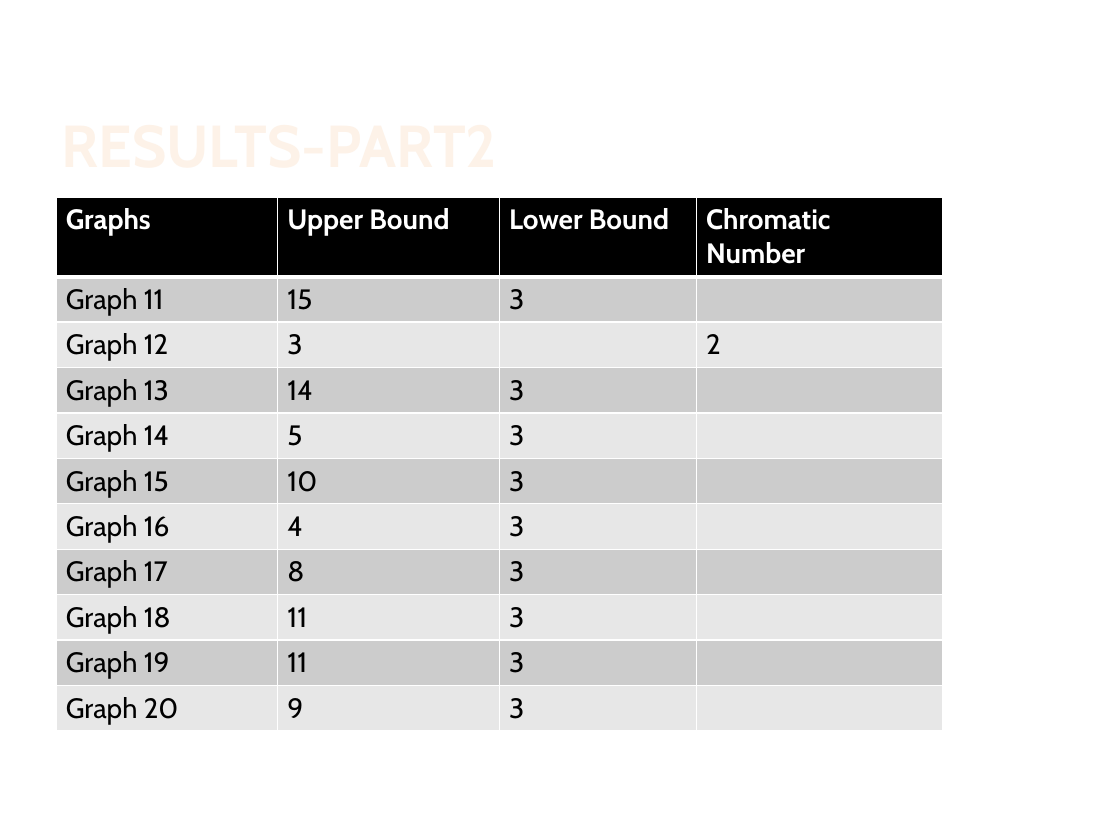
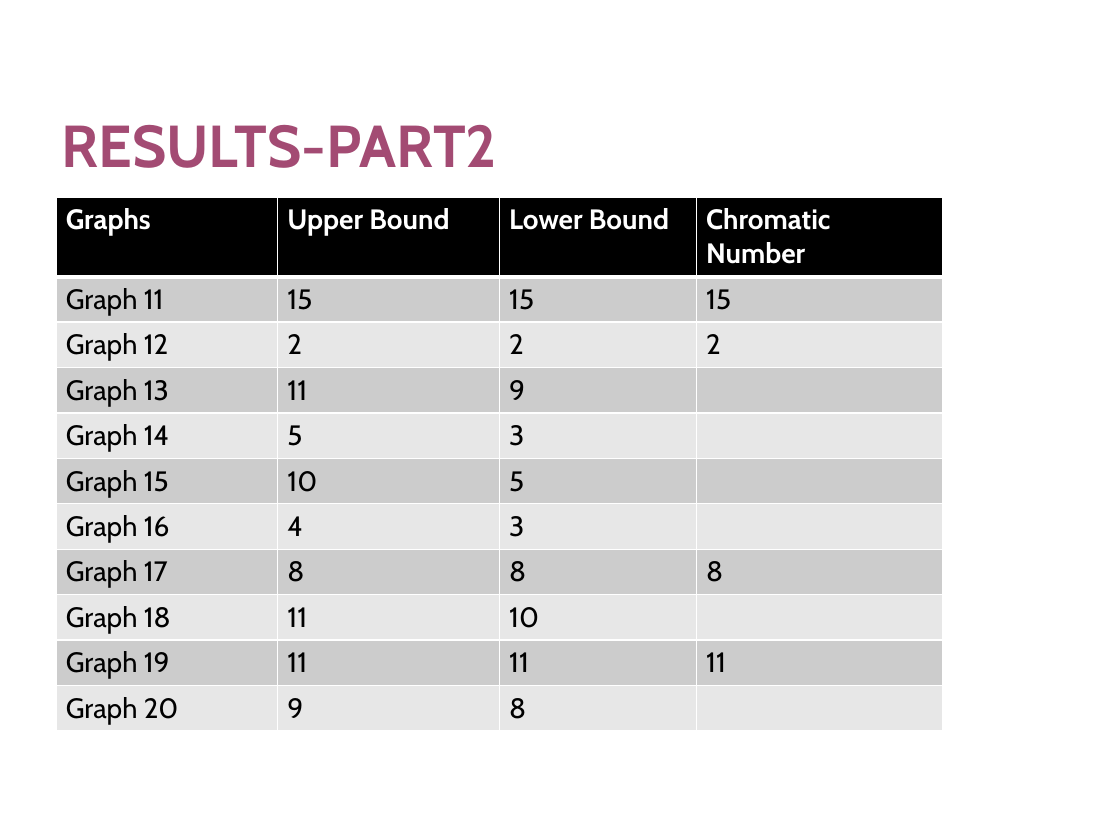
Before and after one commit to diagnoza/develop-, a slide deck: slide 15 of Project1-1/Phase3/Presentation-Phase3.pptx. Drawn at 1120x840 pixels with LibreOffice and Linux fonts; fonts in the diff are those of the drawing; background and template pictures are left out. Boxes give left, top, right and bottom in pixels: in the first picture for what was removed or moved away, otherwise in the second. Text is boxed around its words. In the diff, an @@ line names an element or a change of style, - is before the commit and + after.

```diff
--- a/Project1-1/Phase3/Presentation-Phase3.pptx
+++ b/Project1-1/Phase3/Presentation-Phase3.pptx
@@ title "RESULTS-PART2" at bbox=[62, 125, 498, 168]: text colour gradient #FEF7F1 to #FEF3E8 to #FBCF9C to #F9B94C to #A34B73 @@
@@ table at bbox=[56, 197, 943, 730] @@
-row 2, column 3: 3
+row 2, column 3: 15
-row 2, column 4: 
+row 2, column 4: 15
-row 3, column 2: 3
+row 3, column 2: 2
-row 3, column 3: 
+row 3, column 3: 2
-row 4, column 2: 14
+row 4, column 2: 11
-row 4, column 3: 3
+row 4, column 3: 9
-row 6, column 3: 3
+row 6, column 3: 5
-row 8, column 3: 3
+row 8, column 3: 8
-row 8, column 4: 
+row 8, column 4: 8
-row 9, column 3: 3
+row 9, column 3: 10
-row 10, column 3: 3
+row 10, column 3: 11
-row 10, column 4: 
+row 10, column 4: 11
-row 11, column 3: 3
+row 11, column 3: 8
```
Also in this commit, not shown: 15 other slides changed.
